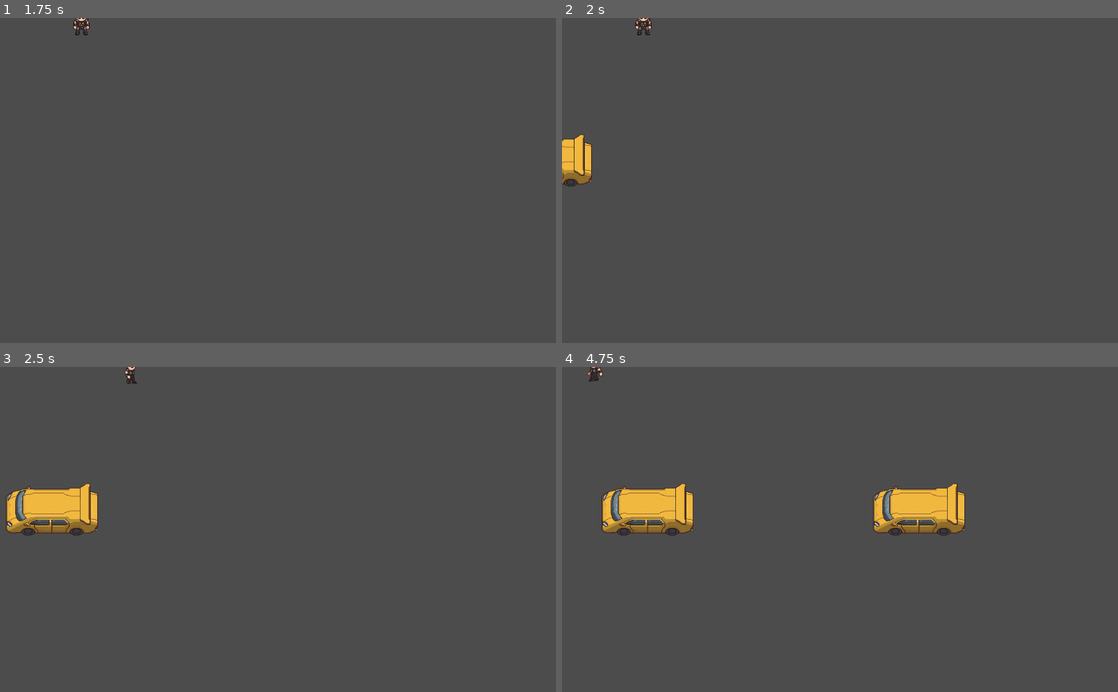
Above: before the commit, frames 1-4 (two rows, left to right).
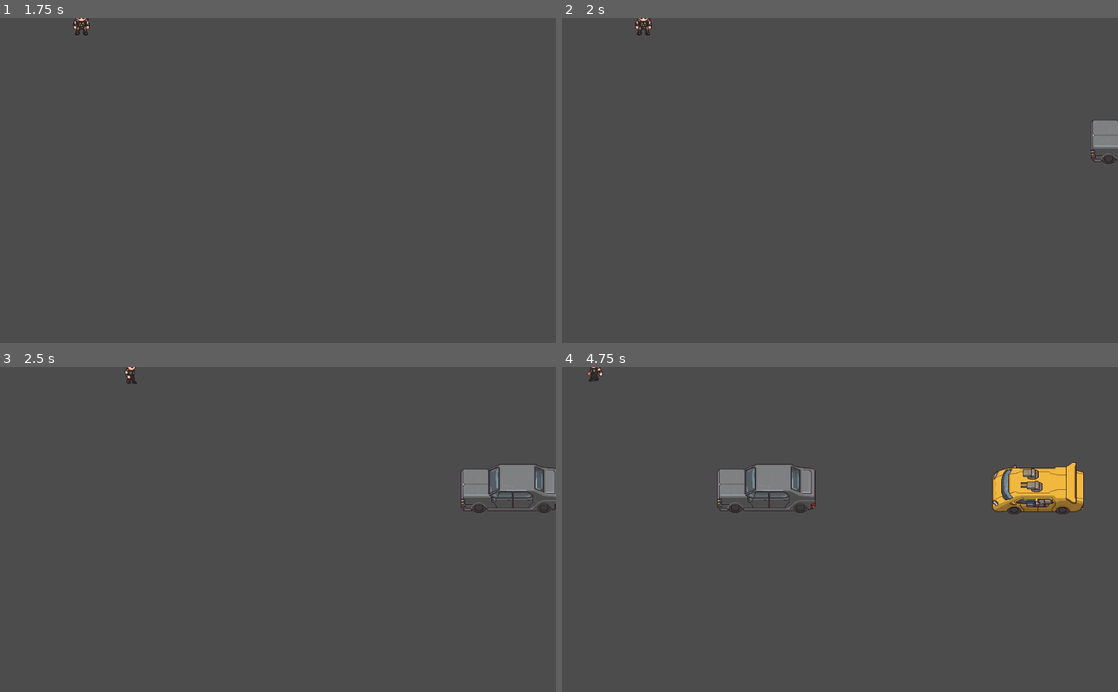
Above: after the commit, the same moments.

Repository: LesediSekakatlela/GoDot_project
Game: Godot game, scene res://Level/Level.tscn
Same seed, same stepped clock (60 frames per second), same inputs: the game is played once before the commit and once after it.
Inputs:
- Up to frame 1 (1.75 s): tap Enter at 0.5 s; hold Right (ui_right) 0.53-1.28 s; hold Down (ui_down) from 1.28 s (still down)
- Up to frame 2 (2 s): keep holding Down (ui_down)
- Up to frame 3 (2.5 s): release Down (ui_down) at 2.03 s; hold Right (ui_right) from 2.03 s (still down)
- Up to frame 4 (4.75 s): release Right (ui_right) at 2.78 s; hold Up (ui_up) 2.78-3.53 s; hold Left (ui_left) from 3.53 s (still down)

Frame 1 is identical in both runs. In frame 2, 1.2% of the frame differs, in the area x 0-100%, y 31-52%; in frame 3, 3.5%; in frame 4, 7.8%, in the area x 7-94%, y 29-52%.

Commit message:
Car variations

Diff:
--- a/Blade Frogger/Car/Car.gd
+++ b/Blade Frogger/Car/Car.gd
@@ -1,11 +1,17 @@
 extends Area2D
 
+const CAR_LIST = ['Grey1','Grey2','Yellow1','Yellow2']
 var car_speed = 250
 var direction = 1
 
 func _ready():
+	randomize()
+	var current_car = CAR_LIST[randi() % CAR_LIST.size()]
+	$"AnimatedSprite".animation = current_car
+
 	if position.x < 0:
 		direction = -1
+		$"AnimatedSprite".flip_h =true
 	else:
 		direction = 1
 
--- a/Blade Frogger/Car/Car.tscn
+++ b/Blade Frogger/Car/Car.tscn
@@ -1,23 +1,50 @@
-[gd_scene load_steps=4 format=2]
+[gd_scene load_steps=8 format=2]
 
-[ext_resource path="res://Yellow1.png" type="Texture" id=1]
+[ext_resource path="res://Blade Frogger Assets/Car/Yellow1.png" type="Texture" id=1]
 [ext_resource path="res://Car/Car.gd" type="Script" id=2]
+[ext_resource path="res://Blade Frogger Assets/Car/Grey1.png" type="Texture" id=3]
+[ext_resource path="res://Blade Frogger Assets/Car/Grey2.png" type="Texture" id=4]
+[ext_resource path="res://Blade Frogger Assets/Car/Yellow2.png" type="Texture" id=5]
 
 [sub_resource type="RectangleShape2D" id=1]
 extents = Vector2( 86.9032, 50.2296 )
 
+[sub_resource type="SpriteFrames" id=2]
+animations = [ {
+"frames": [ ExtResource( 1 ) ],
+"loop": true,
+"name": "Yellow1",
+"speed": 5.0
+}, {
+"frames": [ ExtResource( 5 ) ],
+"loop": true,
+"name": "Yellow2",
+"speed": 5.0
+}, {
+"frames": [ ExtResource( 4 ) ],
+"loop": true,
+"name": "Grey2",
+"speed": 5.0
+}, {
+"frames": [ ExtResource( 3 ) ],
+"loop": true,
+"name": "Grey1",
+"speed": 5.0
+} ]
+
 [node name="Car" type="Area2D"]
-position = Vector2( 1120.22, 365.923 )
+position = Vector2( 929.535, 344.117 )
 script = ExtResource( 2 )
 __meta__ = {
 "_edit_group_": true
 }
 
-[node name="Sprite" type="Sprite" parent="."]
-texture = ExtResource( 1 )
-
 [node name="CollisionShape2D" type="CollisionShape2D" parent="."]
 position = Vector2( -1.31149, -1.18557 )
 shape = SubResource( 1 )
 
+[node name="AnimatedSprite" type="AnimatedSprite" parent="."]
+frames = SubResource( 2 )
+animation = "Yellow2"
+
 [connection signal="body_entered" from="." to="." method="_on_Car_body_entered"]
--- a/Blade Frogger/Level/Level.tscn
+++ b/Blade Frogger/Level/Level.tscn
@@ -18,6 +18,6 @@
 autostart = true
 
 [node name="CarStart1" type="Position2D" parent="."]
-position = Vector2( -33.6738, 262.656 )
+position = Vector2( 1068.58, 224.493 )
 
 [connection signal="timeout" from="Timer" to="." method="_on_Timer_timeout"]
Renamed: Blade Frogger/Yellow1.png -> Blade Frogger/Blade Frogger Assets/Car/Yellow1.png
Not shown, changed: Blade Frogger/Blade Frogger Assets/Car/Yellow1.png.import
